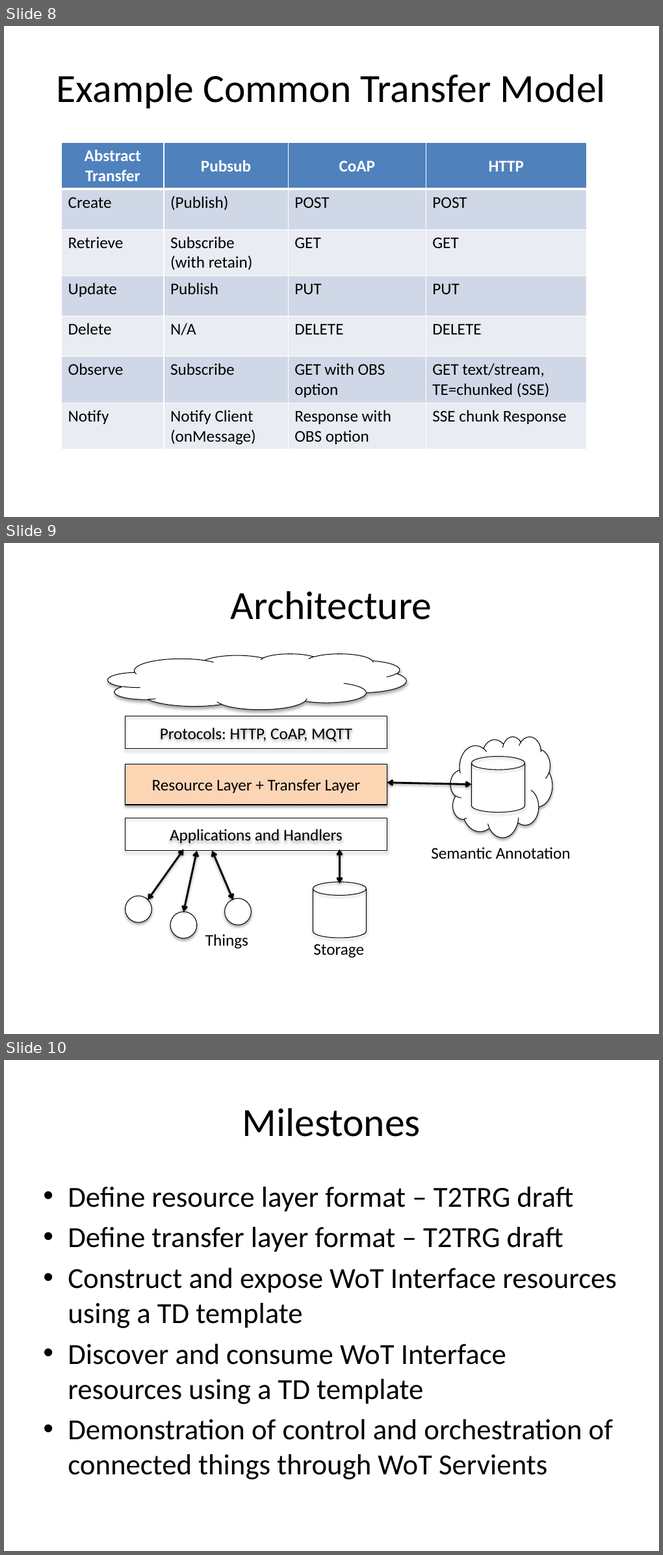
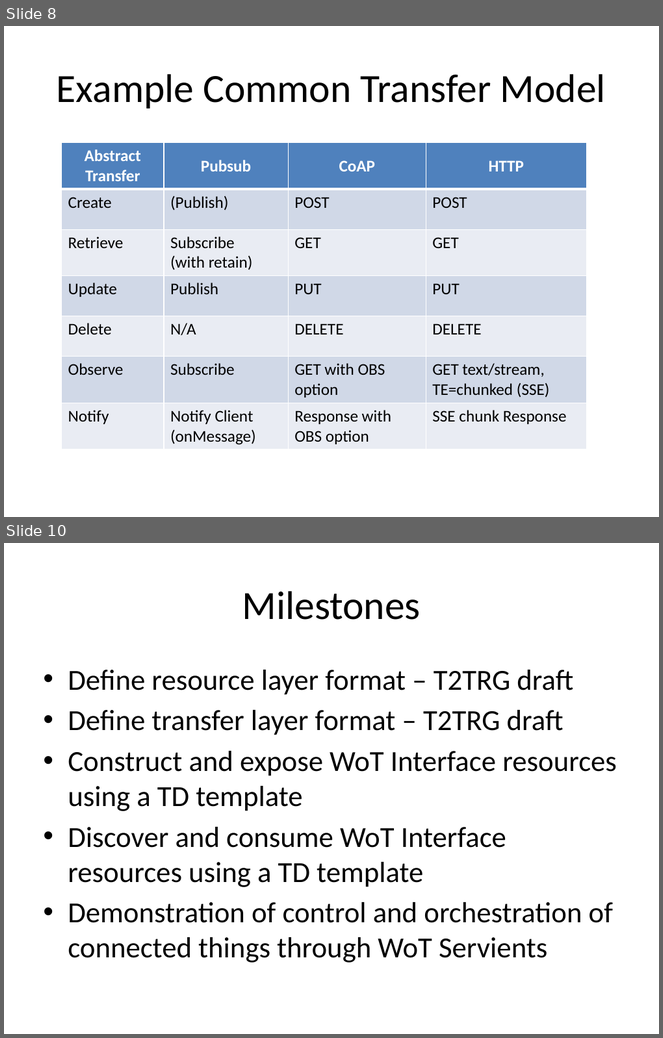
Before and after one commit to hyperstate/hyperstate-docs, a slide deck: wot-11may16.pptx. Shown one above the other, each under a label of ours: slides 8, 9 and 10 before the commit, slides 8 and 10 after it; the slides between them are not shown. The pictures are 663x1555 and 663x1038 pixels, drawn with LibreOffice and Linux fonts; fonts in the diff are those of the drawing. Boxes give left, top, right and bottom in pixels: in the first picture for what was removed or moved away, otherwise in the second. Text is boxed around its words. In the diff, an @@ line names an element or a change of style, - is before the commit and + after.

Commit message:
update slides 11 may
new architecture diagram slide 9

```diff
--- a/wot-11may16.pptx
+++ b/wot-11may16.pptx
@@ slide 9 removed at box(4, 543, 659, 1034), background #FFFFFF @@
@@ title removed at box(231, 591, 432, 620) @@
-Architecture
@@ cloud removed at box(107, 653, 406, 709) @@
@@ rectangle removed at box(125, 717, 388, 750) @@
-Protocols: HTTP, CoAP, MQTT
@@ cloud removed at box(451, 737, 553, 838) @@
@@ cylinder removed at box(472, 757, 525, 812) @@
@@ rectangle removed at box(125, 764, 388, 805) @@
-Resource Layer + Transfer Layer
@@ double arrow removed from (388, 783) to (472, 785) @@
@@ rectangle removed at box(125, 818, 388, 851) @@
-Applications and Handlers
@@ double arrow removed from (183, 850) to (148, 900) @@
@@ double arrow removed from (196, 851) to (183, 912) @@
@@ double arrow removed from (213, 851) to (233, 900) @@
@@ double arrow removed from (339, 850) to (339, 884) @@
@@ text removed at box(431, 847, 571, 859) @@
-Semantic Annotation
@@ cylinder removed at box(313, 882, 367, 938) @@
@@ ellipse removed at box(125, 896, 152, 923) @@
@@ ellipse removed at box(170, 912, 196, 939) @@
@@ ellipse removed at box(225, 899, 251, 926) @@
@@ text removed at box(206, 934, 248, 949) @@
-Things
@@ text removed at box(313, 944, 364, 958) @@
-Storage
```
Also in this commit, not shown: 1 slide added.
